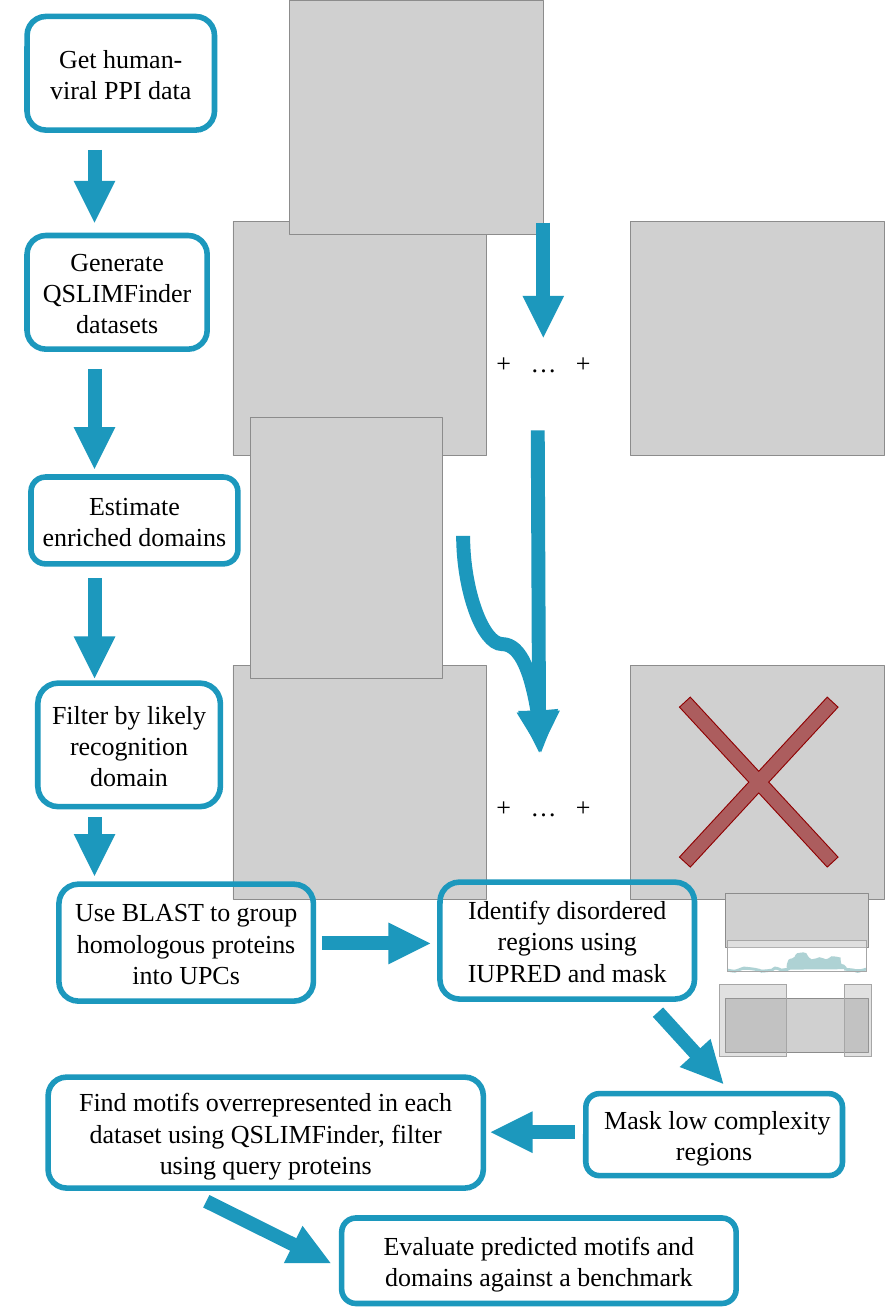
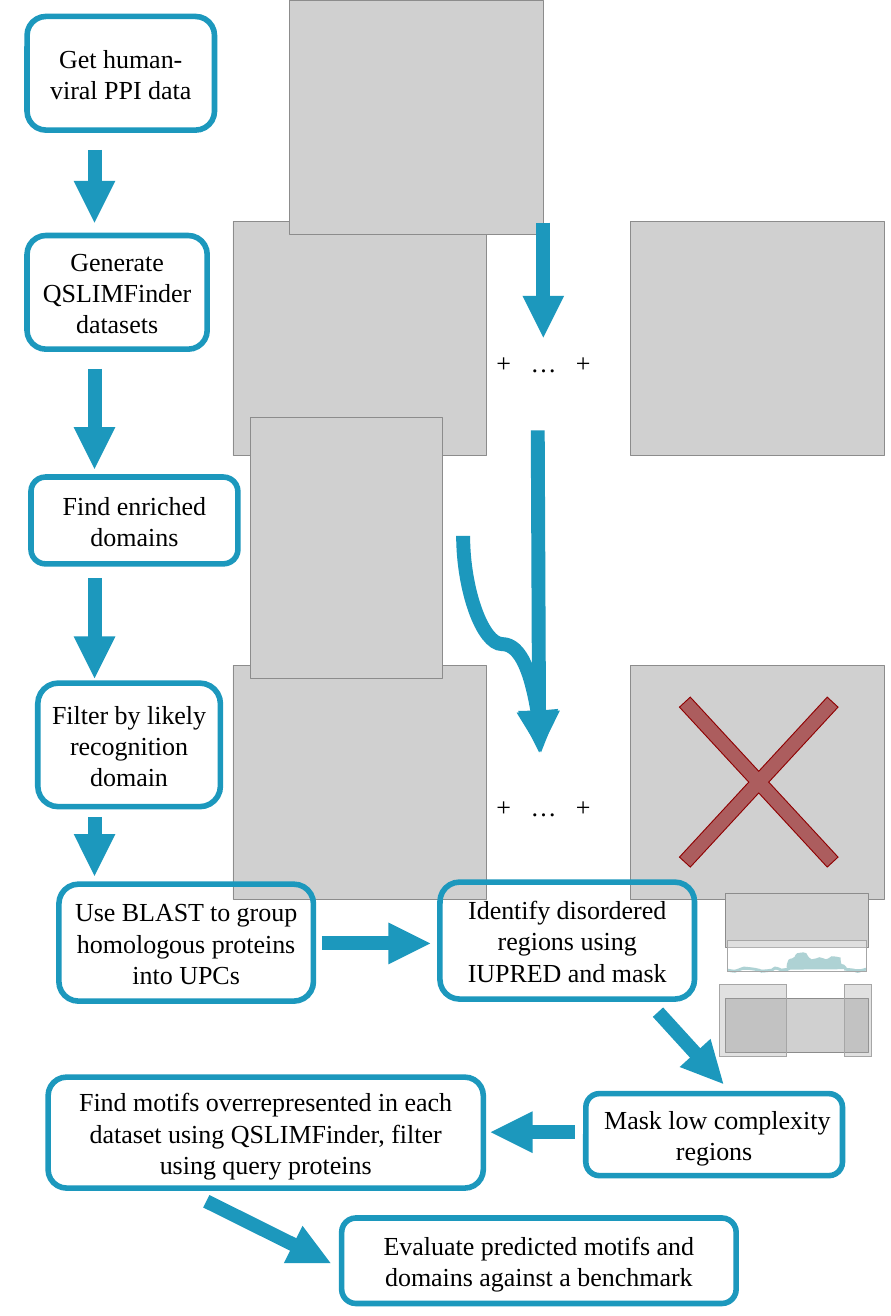
Before and after one commit to vitkl/viral_project, a slide deck: slide 1 of presentations_posters/schemas.pptx. Drawn at 891x1316 pixels with LibreOffice and Linux fonts; fonts in the diff are those of the drawing; grey boxes stand for pictures. Boxes give left, top, right and bottom in pixels: in the first picture for what was removed or moved away, otherwise in the second. Text is boxed around its words. In the diff, an @@ line names an element or a change of style, - is before the commit and + after.

Commit message:
filtering by human domains results v1

```diff
--- a/presentations_posters/schemas.pptx
+++ b/presentations_posters/schemas.pptx
@@ text in rounded rectangle at [63,497,206,547]: text changed @@
-Estimate enriched domains
+Find enriched domains
```
Also in this commit, not shown: 39 other files.
